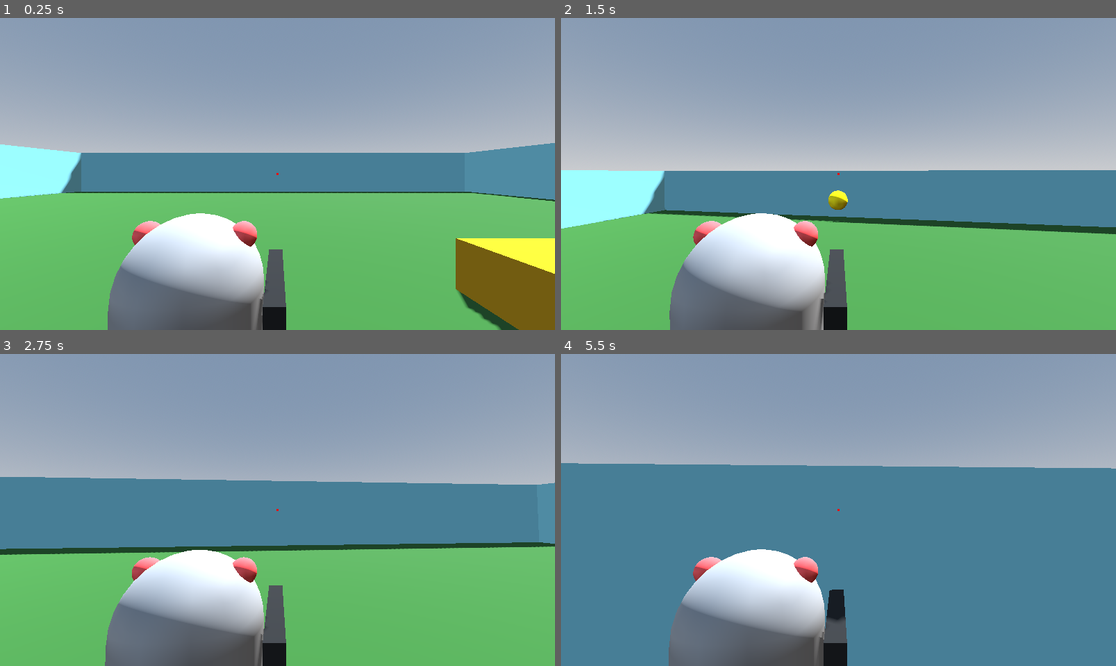
Above: before the commit, frames 1-4 (two rows, left to right).
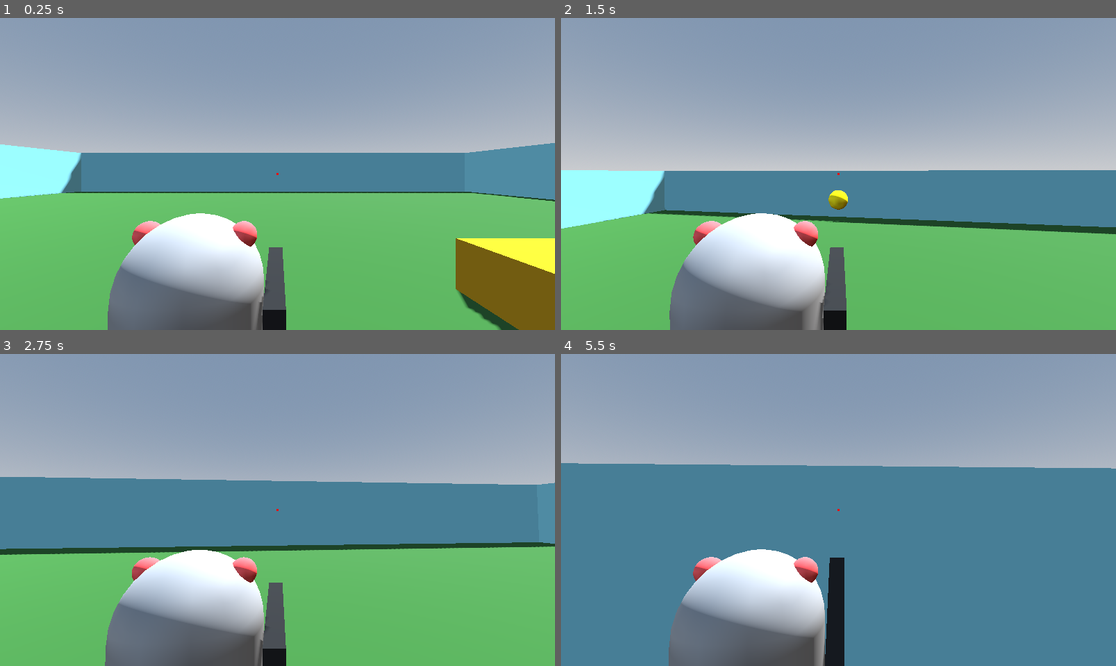
Above: after the commit, the same moments.

Repository: adrian-deguzman/over-the-shoulder-tps
Game: Godot game, scene res://scenes/world.tscn
Same seed, same stepped clock (60 frames per second), same inputs: the game is played once before the commit and once after it.
Inputs (mouse positions are in pixels of both pictures, inside the frame that each line leads up to):
- Up to frame 1 (0.25 s): no input
- Up to frame 2 (1.5 s): tap Enter at 0.5 s; move the mouse to (866, 174) at 0.52 s; hold W (up) from 0.53 s (still down); click (866, 174) at 0.6 s; tap Space (jump) at 0.77 s; move the mouse to (810, 174) at 1.27 s; click (810, 174) at 1.35 s
- Up to frame 3 (2.75 s): keep holding W (up); tap Space (jump) at 1.52 s; move the mouse to (288, 503) at 2.02 s; click (288, 503) at 2.1 s
- Up to frame 4 (5.5 s): keep holding W (up); move the mouse to (832, 516) at 2.77 s; click (832, 516) at 2.85 s; tap Space (jump) at 3.02, 3.77, 4.52 s; move the mouse to (877, 513) at 3.52 s; click (877, 513) at 3.6 s; move the mouse to (794, 506) at 4.27 s; click (794, 506) at 4.35 s; move the mouse to (844, 510) at 5.02 s; click (844, 510) at 5.1 s

The runs differ from the first frame. In frame 1, less than 0.1% of the frame differs, in the area x 46-52%, y 73-94%; in frame 2, 0.1%; in frame 3, 0.1%; in frame 4, 0.8%, in the area x 45-52%, y 65-100%.

Commit message:
added: short-distance raycast

Diff:
--- a/barrion-deguzman-tps/scenes/world.tscn
+++ b/barrion-deguzman-tps/scenes/world.tscn
@@ -51,7 +51,7 @@
 albedo_color = Color(0.70980394, 0.54509807, 0, 1)
 
 [sub_resource type="StandardMaterial3D" id="StandardMaterial3D_k0juu"]
-albedo_color = Color(0.42745098, 0.12941177, 0.30980393, 1)
+albedo_color = Color(0.7019608, 0.21176471, 0.5058824, 1)
 
 [node name="World" type="Node3D" unique_id=822733020]
 
--- a/barrion-deguzman-tps/scripts/Player.gd
+++ b/barrion-deguzman-tps/scripts/Player.gd
@@ -10,12 +10,17 @@
 # We need the aim ray and the muzzle to calculate shooting
 @onready var aim_ray: RayCast3D = $Head/Camera3D/AimRay
 @onready var muzzle: Marker3D = $Head/Gun/Muzzle
+@onready var gun: Node3D = $Head/Gun # NEW: Reference to the gun
 
 # Preload the bullet scene we just created
 var bullet_scene = preload("res://scenes/Bullet.tscn")
 
 func _ready():
 	Input.set_mouse_mode(Input.MOUSE_MODE_CAPTURED)
+
+	# NEW: Ensure the camera's aim ray doesn't accidentally hit the player's own body
+	# (This is a major cause of aiming jitter!)
+	aim_ray.add_exception(self)
 
 func _unhandled_input(event):
 	if event is InputEventMouseMotion:
@@ -37,9 +42,23 @@
 	if Input.is_action_just_pressed("jump") and is_on_floor():
 		velocity.y = JUMP_VELOCITY
 
+	# NEW: Smooth Convergent Aiming Logic
+	var target_position: Vector3
+	if aim_ray.is_colliding():
+		target_position = aim_ray.get_collision_point()
+	else:
+		target_position = aim_ray.to_global(aim_ray.target_position)
+
+	# NEW: Interpolate the gun's rotation to look at the target smoothly.
+	# This completely fixes the violent vibrating/stuttering!
+	var distance_to_target = gun.global_position.distance_to(target_position)
+	if distance_to_target > 1.0: # Prevent aggressive snapping if target is right in your face
+		var target_transform = gun.global_transform.looking_at(target_position, Vector3.UP)
+		gun.global_transform = gun.global_transform.interpolate_with(target_transform, 15.0 * delta)
+
 	# Handle Shooting
 	if Input.is_action_just_pressed("shoot"):
-		shoot()
+		shoot(target_position)
 
 	# Get the input direction and handle the movement/deceleration.
 	var input_dir = Input.get_vector("left", "right", "up", "down")
@@ -57,7 +76,7 @@
 	move_and_slide()
 
 # Function to handle the actual firing logic
-func shoot():
+func shoot(target_pos: Vector3):
 	var bullet = bullet_scene.instantiate()
 
 	# Add the bullet to the main scene tree, NOT as a child of the player.
@@ -67,15 +86,9 @@
 	# Start the bullet exactly at the tip of the gun
 	bullet.global_position = muzzle.global_position
 
-	# Figure out exactly where the camera crosshair is pointing
-	var target_position: Vector3
+	# Point the bullet directly at the target
+	bullet.look_at(target_pos, Vector3.UP)
 
-	if aim_ray.is_colliding():
-		# If looking at a wall or enemy, shoot toward that exact impact spot
-		target_position = aim_ray.get_collision_point()
-	else:
-		# If looking at the sky, shoot straight forward 100 meters
-		target_position = aim_ray.to_global(aim_ray.target_position)
-
-	# Point the bullet directly at the target
-	bullet.look_at(target_position, Vector3.UP)
+	# NEW: Pass the player as an exception so the bullet's raycast doesn't hit you
+	if bullet.has_method("add_exception"):
+		bullet.add_exception(self)
--- a/barrion-deguzman-tps/scripts/bullet.gd
+++ b/barrion-deguzman-tps/scripts/bullet.gd
@@ -9,6 +9,20 @@
 # Preload the explosion scene.
 # Make sure this path exactly matches where you saved Explosion.tscn!
 var explosion_scene = preload("res://scenes/explosion.tscn")
+
+# NEW: Store exceptions so the bullet doesn't hit the player immediately
+var _exceptions: Array = []
+
+func _ready() -> void:
+	# Apply any exceptions added by the player when the bullet enters the tree
+	for node in _exceptions:
+		raycast.add_exception(node)
+
+# NEW: Method called by the player to pass themselves as an exception
+func add_exception(node: CollisionObject3D) -> void:
+	_exceptions.append(node)
+	if raycast != null:
+		raycast.add_exception(node)
 
 func _physics_process(delta: float) -> void:
 	# Calculate how far the bullet will move this exact frame
